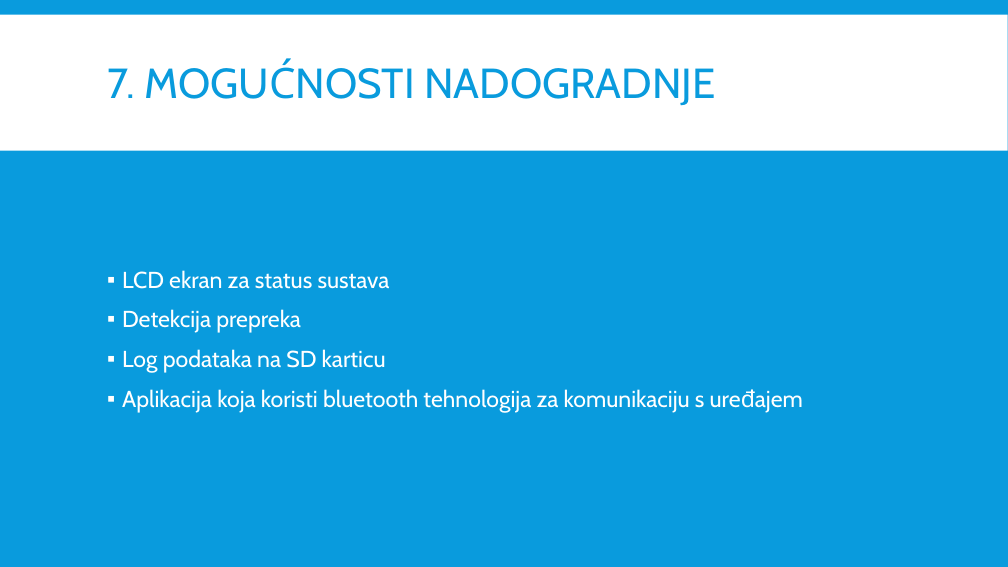
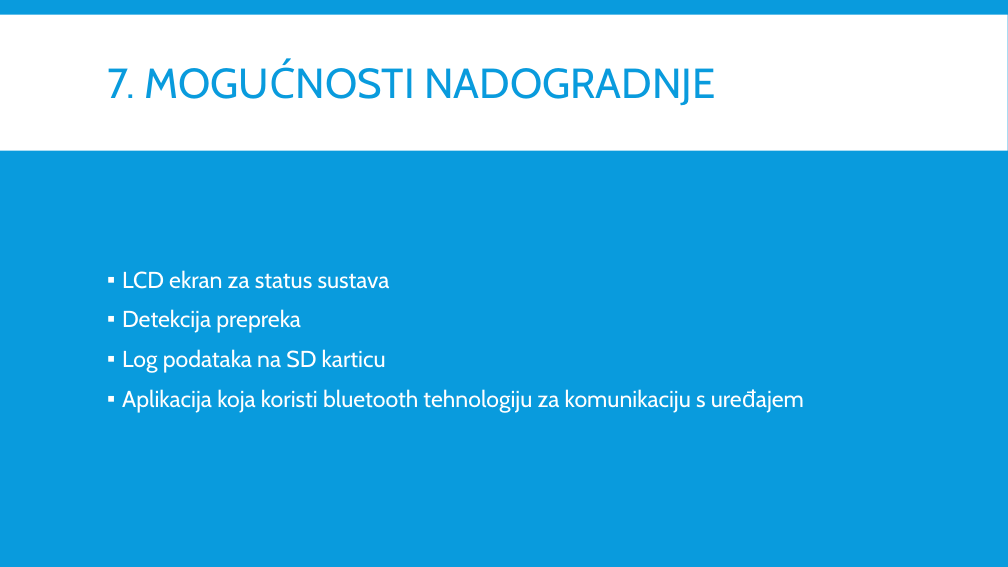
Before and after one commit to zvonimirM328/RUS-Automatski-pokazivac-skretanja-bicikla, a slide deck: slide 9 of Razvoj ugradenih sustava.pptx. Drawn at 1008x567 pixels with LibreOffice and Linux fonts; fonts in the diff are those of the drawing. Boxes give left, top, right and bottom in pixels: in the first picture for what was removed or moved away, otherwise in the second. Text is boxed around its words. In the diff, an @@ line names an element or a change of style, - is before the commit and + after.

```diff
--- a/Razvoj ugradenih sustava.pptx
+++ b/Razvoj ugradenih sustava.pptx
@@ text at <box>122,389,706,413</box>: text changed @@
-▪ Aplikacija koja koristi bluetooth tehnologija za komunikaciju s uređajem
+▪ Aplikacija koja koristi bluetooth tehnologiju za komunikaciju s uređajem
```
